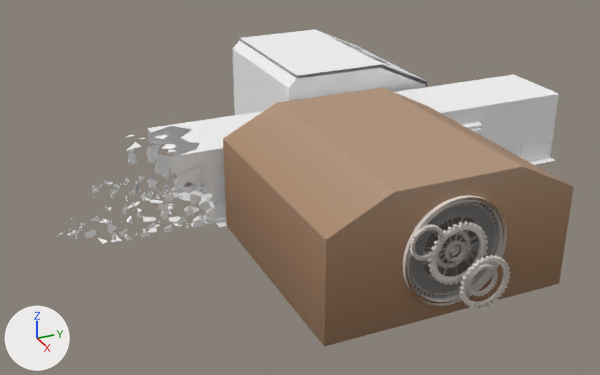
Two versions of the FBX model Assets/Models/MindPlace/MindPlace 2.fbx, one commit apart.
Camera for both pictures: a 50 mm camera at (162.0, -102.1, 81.4) aimed at (6.9, -32.3, 3.8). The lights are fixed; the arrows at lower left show +X, +Y and +Z. Where no turn or scale is listed for an object, it has been applied to the vertices.

Names of what the first picture shows: 'Ceiling', 'Clock', 'Clock.002', 'Clock.003', 'Clock.004', 'Clock.005', 'Clock.006', 'Clock.007', 'DestroyedWall', 'GlassClock', 'GlassClock.002', 'WallHall.013', 'WallHall.014', 'WallRoom', 'WallRoom.002', 'WallRoom.004', 'WallRoomClock', 'WallRoomClock.001'.
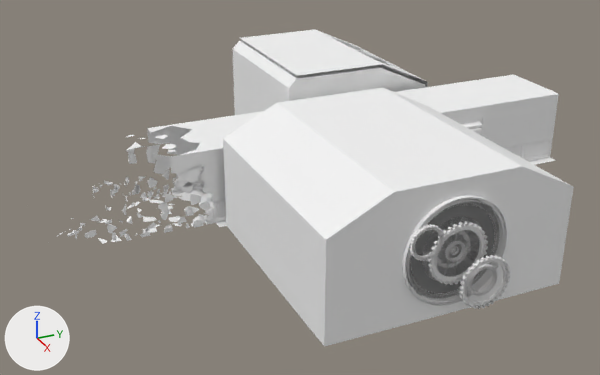
Edits to the scene script, one JSON object a line:
```json
{"op": "remove", "block": "mat_clockroom", "code": "mat_clockroom.texture = img_clockroomtexture_png  # with its transparency"}
{"op": "add", "block": "mat_clockroom", "code": "mat_clockroom.base_color = (0.9, 0.9, 0.9)  # white #f3f3f3"}
```

Location of each change, [x1, y1, x2, y2] in pixels of the pictures (600 x 375 px):
```json
{"object": "WallRoomClock", "change": "surface changed", "before": [223, 88, 574, 346], "after": [223, 88, 574, 346], "on screen": "beige to white"}
{"object": "WallRoomClock.001", "change": "surface changed", "before": [387, 167, 523, 330], "after": [387, 167, 523, 330], "on screen": "brown to grey"}
{"object": "Clock.007", "change": "surface changed", "before": [403, 195, 507, 306], "after": [403, 195, 507, 306]}
{"object": "Clock.002", "change": "surface changed", "before": [428, 221, 488, 285], "after": [428, 221, 488, 285]}
{"object": "Clock.004", "change": "surface changed", "before": [459, 255, 511, 309], "after": [459, 255, 511, 309]}
{"object": "Clock.003", "change": "surface changed", "before": [409, 224, 445, 261], "after": [409, 224, 445, 261]}
{"object": "Clock.005", "change": "surface changed", "before": [467, 264, 498, 296], "after": [467, 264, 498, 296]}
{"object": "Clock.006", "change": "surface changed", "before": [445, 240, 466, 262], "after": [445, 240, 466, 262]}
{"object": "Clock", "change": "surface changed", "before": [450, 246, 459, 255], "after": [450, 246, 459, 255]}
```
